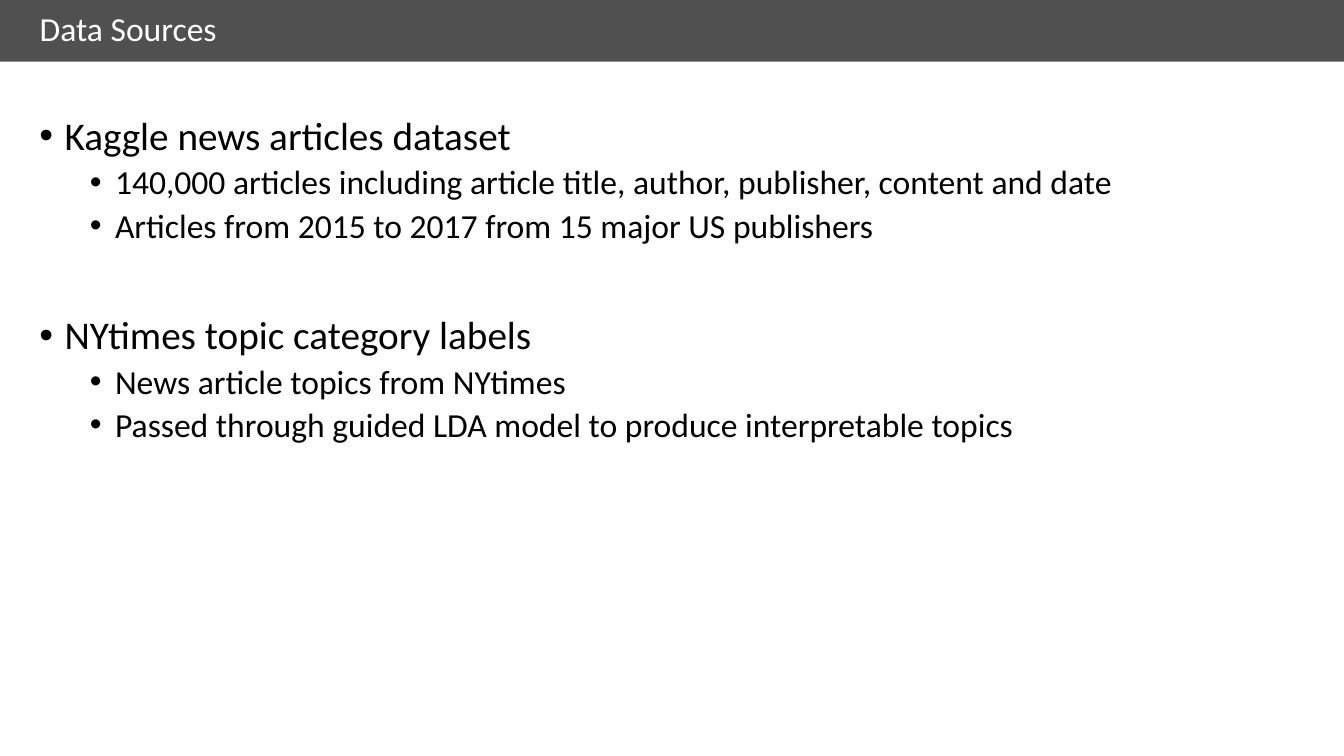
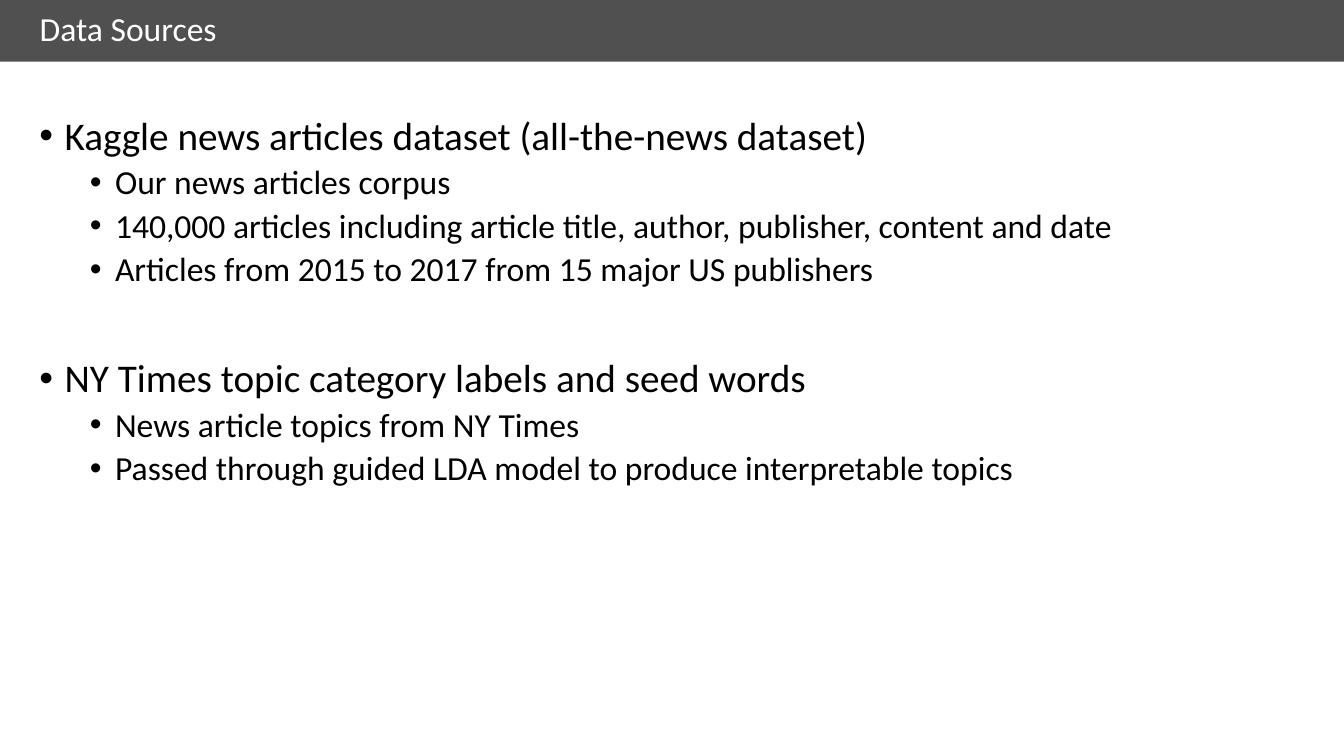
Before and after one commit to ryanbae89/news_analyzer, a slide deck: slide 5 of doc/Final_presentation_v1.pptx (slide 3 before the commit). Drawn at 1344x756 pixels with LibreOffice and Linux fonts; fonts in the diff are those of the drawing. Boxes give left, top, right and bottom in pixels: in the first picture for what was removed or moved away, otherwise in the second. Text is boxed around its words. In the diff, an @@ line names an element or a change of style, - is before the commit and + after.

```diff
--- a/doc/Final_presentation_v1.pptx
+++ b/doc/Final_presentation_v1.pptx
@@ text at (x1=65, y1=121, x2=867, y2=200): text changed @@
-• Kaggle news articles dataset
+• Kaggle news articles dataset (all-the-news dataset)
+  • Our news articles corpus
@@ text at (x1=65, y1=364, x2=805, y2=443): text changed; size 24 to 28 pt @@
-• NYtimes topic category labels
-  • News article topics from NYtimes
+• NY Times topic category labels and seed words
+  • News article topics from NY Times
```
Also in this commit, not shown: 3 other slides changed, 11 slides added, 3 slides removed, 6 other files.
